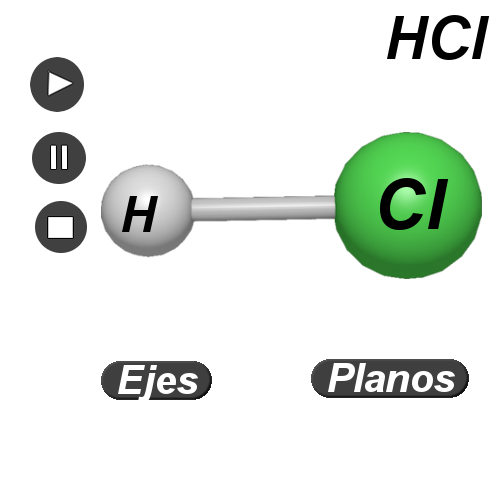
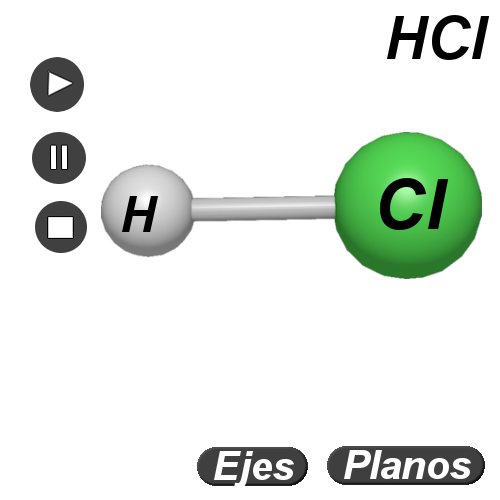
The second 500 x 500 image is a revision of the first. Changes to its layers:
painted on "Botones" over [101, 359, 485, 486]
